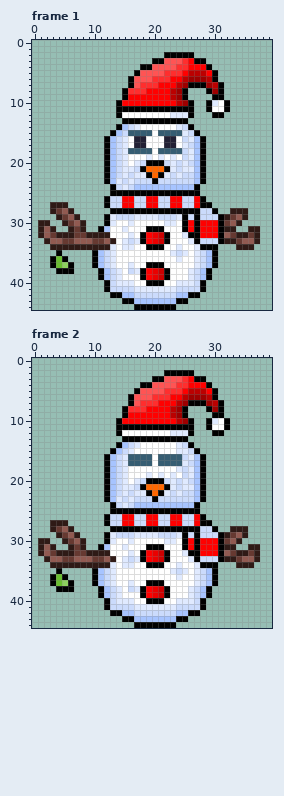
A pixel-art file gets an edit: Art/Christmas Skin/snowman.aseprite. That is the earlier state.
40x45 pixels, 2 frames. Colours within 5 levels of each other are drawn and written as one. Shown: frame 1, frame 2.
The result:
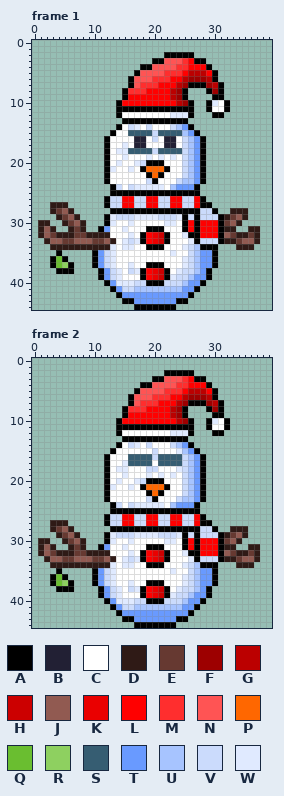
Palette (. is transparent): A #000000  B #222034  C #ffffff  D #2f1a16  E #663931  F #9d0000  G #bb0000  H #cc0000  J #915a51  K #ea0000  L #ff0000  M #ff2e2e  N #ff5454  P #ff6700  Q #6abe30  R #8ed060  S #365d72  T #699aff  U #a7c4ff  V #cbdbfc  W #e0eaff
From old to new:
Changed rows in their new state; - is an unchanged pixel.
Frame 1, layers "Snowman/Details", "Snowman/Body":
first column x 13:
14 --C---V---VUT--
15 -CC----V----UT-
16 CCC----V-----UT
17 CC----------VUT
18 CW-----V-----UT
19 CC-----------UT
20 CWC------CCCVUT
21 WCC-C-----CCVUT
22 CCCCCC---CCC-UT
23 CCCCCC--CCC-UUT
24 --C-WWWWWC-TTT-
first column x 11:
31 -T-----------------
34 -------------CWVU--
35 T------------CCVUTT
36 T------------CWVUTT
37 T-------------WVUTT
38 -T-----------WVVUT-
39 -T----------WVVUTT-
40 --T---VV---VVVUTT--
41 -.AT--UUUUUUUUTTA.-
42 --.-TTTTTTTTTTT-.--
43 ------TTTTTTT------
Frame 2, layers "Snowman/Details", "Snowman/Body":
first column x 13:
14 --C---V---VUT--
15 -CCC---V----UT-
16 CCC----V-----UT
17 CC----------VUT
18 CW----VV-----UT
19 CC-----------UT
20 CWC------CCCVUT
21 WCC-C-----CCVUT
22 CCCCCC---CCC-UT
23 CCCCCC--CCC-UUT
24 --C-WWWWWC-TTT-
first column x 11:
31 -T-----------------
34 -------------CWVU--
35 T------------CCVUTT
36 T------------CWVUTT
37 T-------------WVUTT
38 -T-----------WVVUT-
39 -T----------WVVUTT-
40 --T---VV---VVVUTT--
41 -.AT--UUUUUUUUTTA.-
42 --.-TTTTTTTTTTT-.--
43 ------TTTTTTT------
Where, in picture pixels (left, top, right, bottom), the same in both pictures:
changed: (110, 124, 200, 190)
changed: (98, 226, 212, 304)
changed: (110, 442, 200, 508)
changed: (98, 544, 212, 622)
